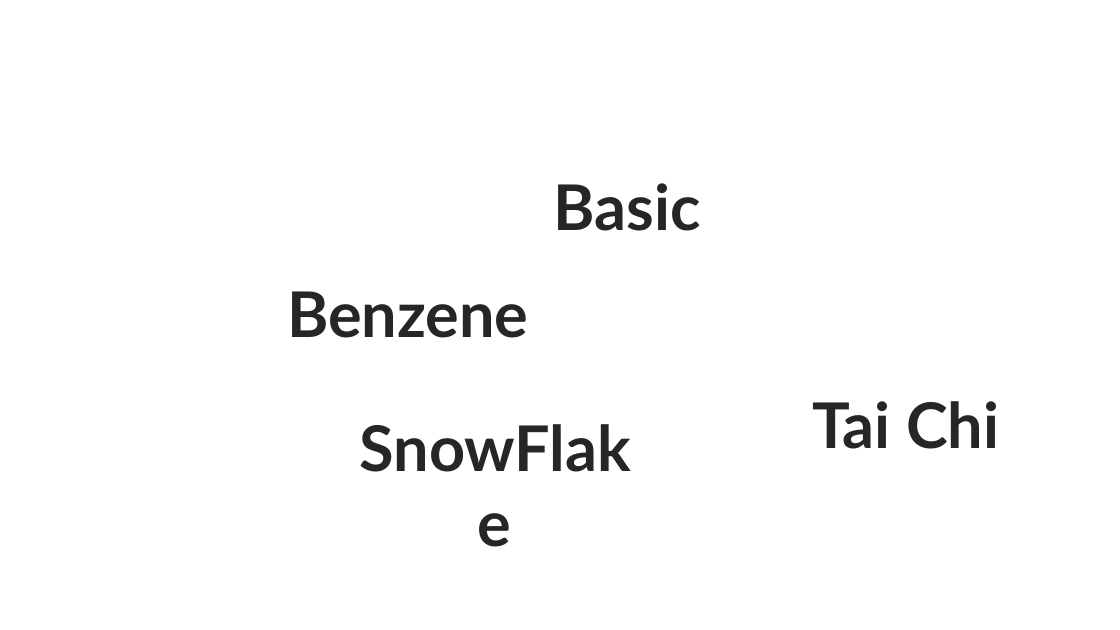
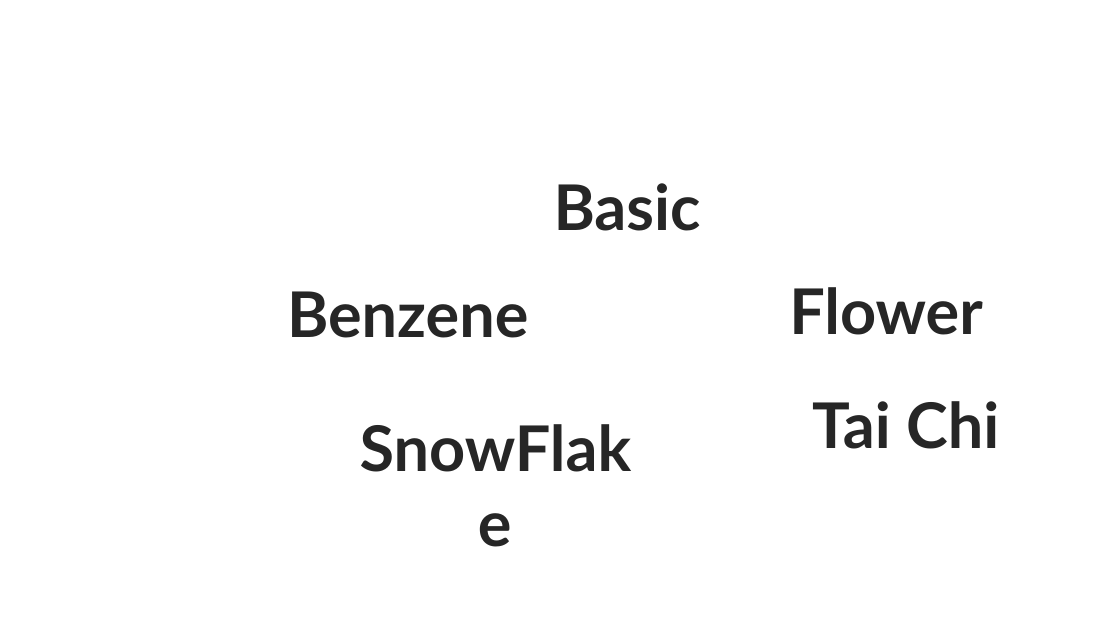
Before and after one commit to SNUGDC/Hextris, a slide deck: slide 13 of Hextris 아트 리소스.pptx. Drawn at 1120x630 pixels with LibreOffice and Linux fonts; fonts in the diff are those of the drawing. Boxes give left, top, right and bottom in pixels: in the first picture for what was removed or moved away, otherwise in the second. Text is boxed around its words. In the diff, an @@ line names an element or a change of style, - is before the commit and + after.

Commit message:
Flower 스킨 추가

```diff
--- a/Hextris 아트 리소스.pptx
+++ b/Hextris 아트 리소스.pptx
@@ text added at (x1=789, y1=287, x2=983, y2=335), 54 pt, text #262626, bold @@
+Flower
```
Also in this commit, not shown: 1 slide added, 1 slide removed, 10 other files.
